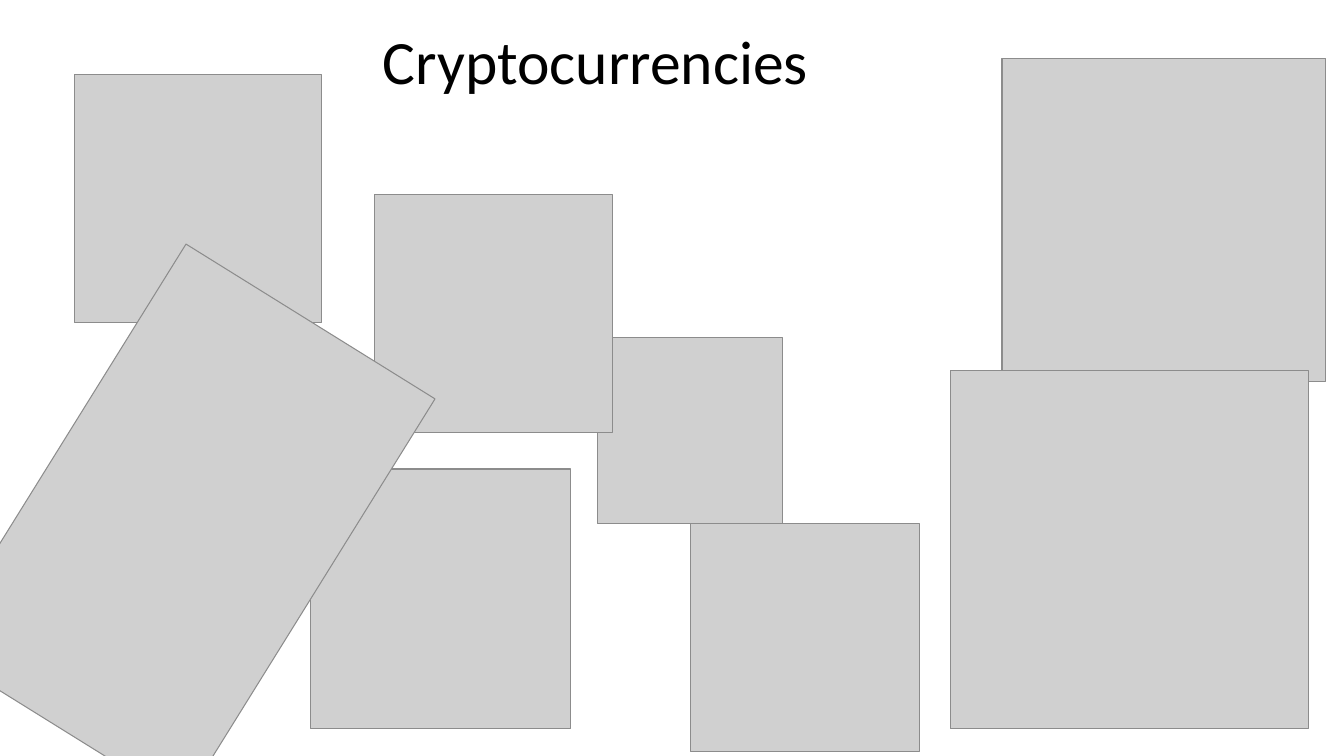
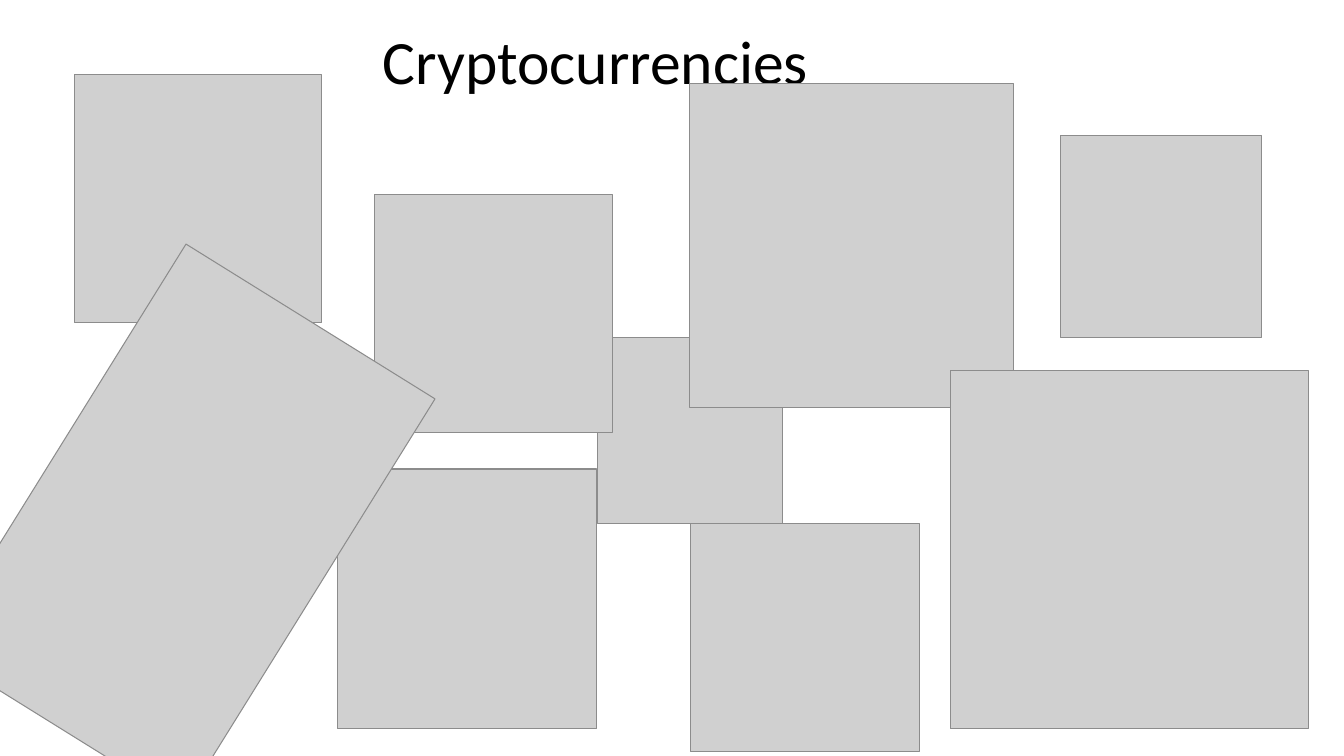
Before and after one commit to SanteauX/ECON422_R_Project, a slide deck: slide 3 of Presentation/ECON 422 - Presentation.pptx. Drawn at 1344x756 pixels with LibreOffice and Linux fonts; fonts in the diff are those of the drawing; grey boxes stand for pictures. Boxes give left, top, right and bottom in pixels: in the first picture for what was removed or moved away, otherwise in the second. Text is boxed around its words. In the diff, an @@ line names an element or a change of style, - is before the commit and + after.

```diff
--- a/Presentation/ECON 422 - Presentation.pptx
+++ b/Presentation/ECON 422 - Presentation.pptx
@@ picture: place and size @@
-picture at <box>1002,58,1326,382</box>
+picture at <box>691,84,1014,407</box>
@@ picture added at <box>1061,135,1262,337</box> @@
@@ picture: place and size @@
-picture at <box>311,469,571,729</box>
+picture at <box>337,469,597,729</box>
```
Also in this commit, not shown: 3 other slides changed, 17 slides added, 36 other files.
